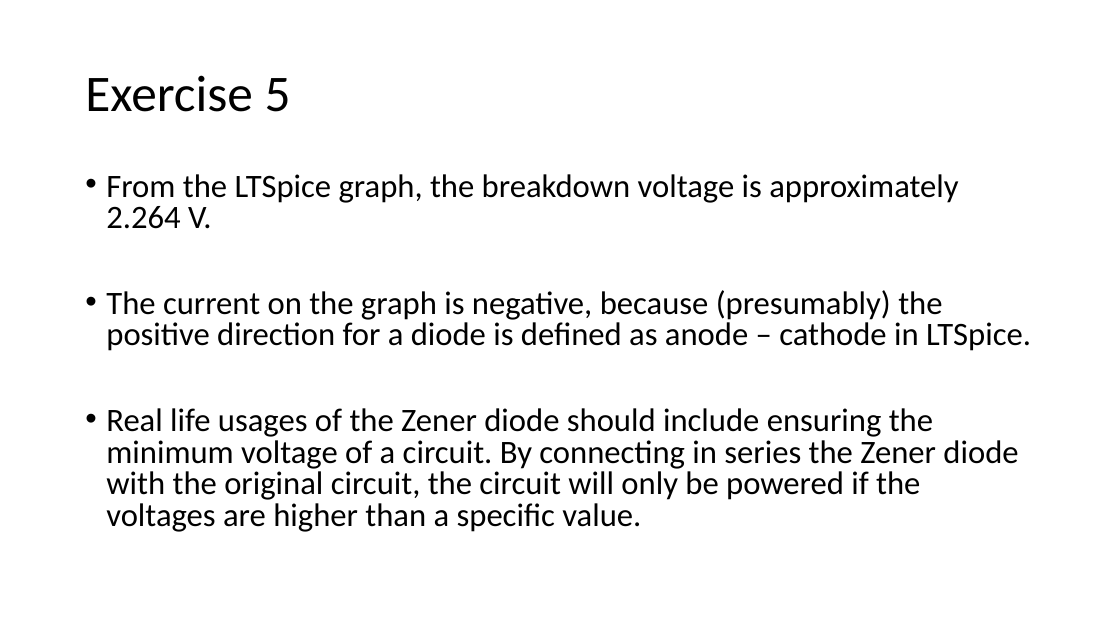
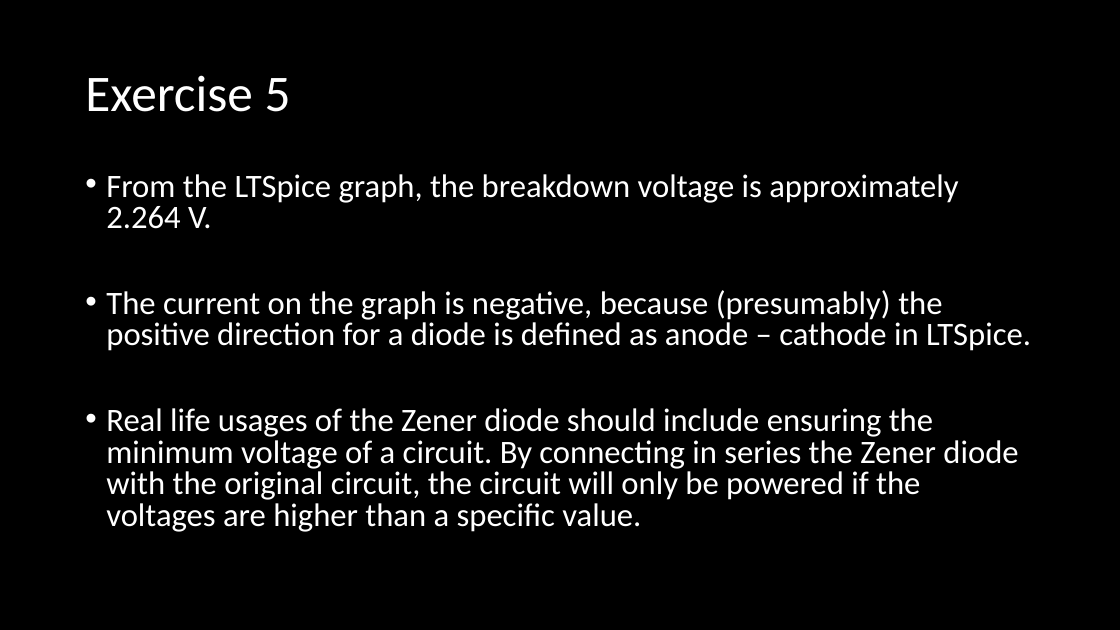
Before and after one commit to differental/IEP-E, a slide deck: slide 2 of Exercise 5/E5.pptx. Drawn at 1120x630 pixels with LibreOffice and Linux fonts; fonts in the diff are those of the drawing. Boxes give left, top, right and bottom in pixels: in the first picture for what was removed or moved away, otherwise in the second. Text is boxed around its words. In the diff, an @@ line names an element or a change of style, - is before the commit and + after.

Commit message:
Modify all ltspice exercises to be dark mode

```diff
--- a/Exercise 5/E5.pptx
+++ b/Exercise 5/E5.pptx
@@ background #FFFFFF to #000000 @@
@@ title "Exercise 5" at <box>85,75,291,112</box>: text colour #000000 to #FFFFFF @@
@@ text "From the LTSpice graph, the ..." at <box>106,174,1031,532</box>: text colour #000000 to #FFFFFF @@
```
Also in this commit, not shown: 1 other slide changed, 4 other files.
